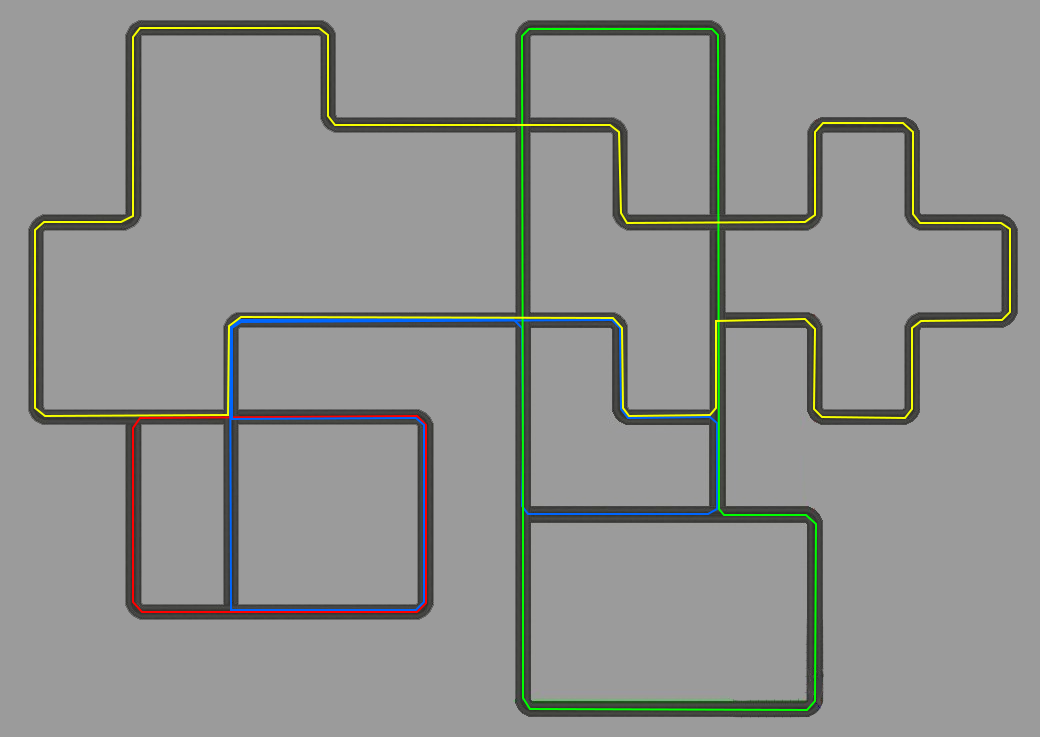
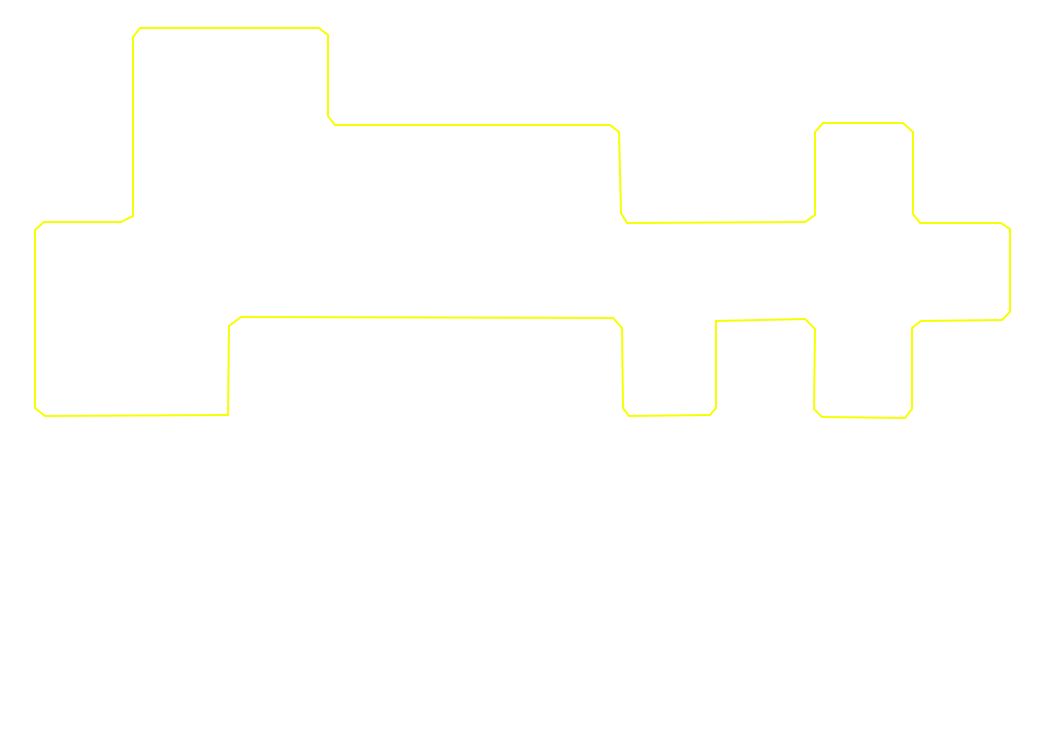
Two versions of the same layered image (1040×737). Layer-by-layer changes:
hid "Shape 3", painted on it over [521, 28, 817, 711]
hid "Shape 2", painted on it over [229, 318, 718, 611]
hid "Shape 1" over [132, 415, 427, 613]
hid "Layer 1" over [0, 0, 1040, 737]
hid "Background" over [0, 0, 1040, 737]
